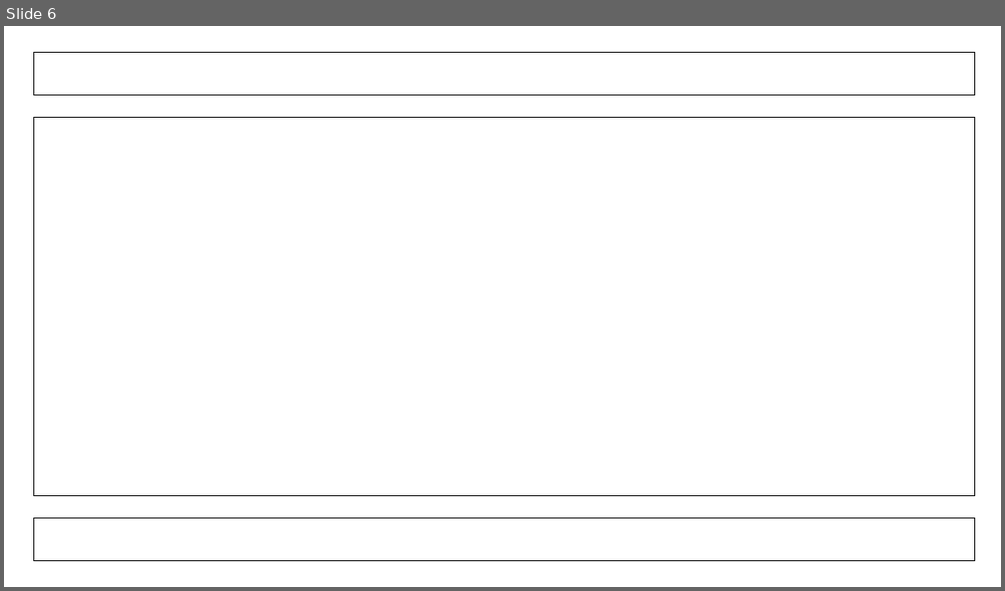
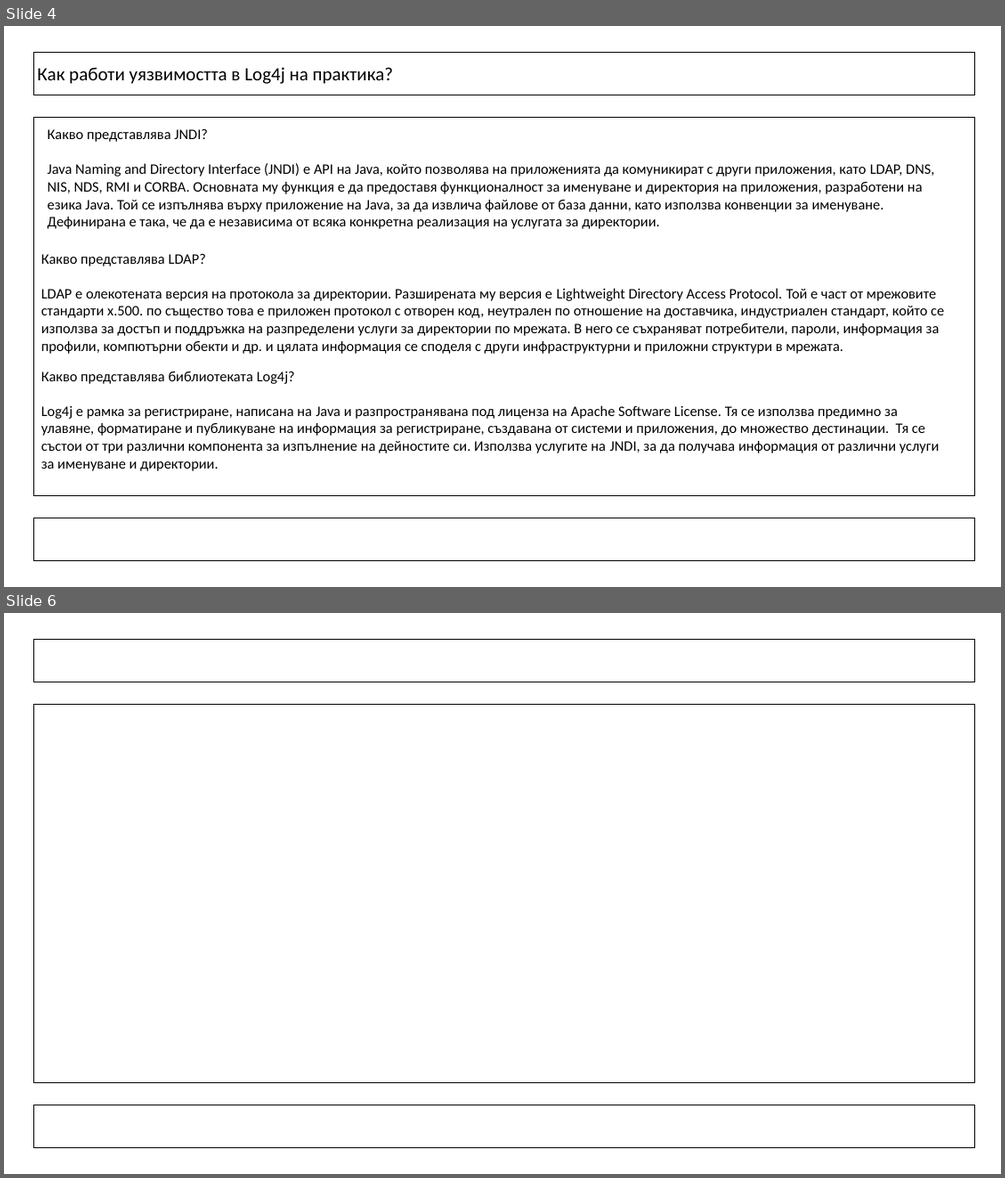
Before and after one commit to atkuzmanov/sctm130-sctm146-proekt-unrvk-2022, a slide deck: sctm146-proekt-unrvk-5.pptx. Shown one above the other, each under a label of ours: slide 6 before the commit, slides 4 and 6 after it; the slides between them are not shown. The pictures are 1005x591 and 1005x1178 pixels, drawn with LibreOffice and Linux fonts; fonts in the diff are those of the drawing. Boxes give left, top, right and bottom in pixels: in the first picture for what was removed or moved away, otherwise in the second. Text is boxed around its words. In the diff, an @@ line names an element or a change of style, - is before the commit and + after.

```diff
--- a/sctm146-proekt-unrvk-5.pptx
+++ b/sctm146-proekt-unrvk-5.pptx
@@ slide 4 added at <box>4,26,1001,587</box>, background #FFFFFF @@
@@ rectangle added at <box>34,52,975,95</box>, outline #000000 1 pt @@
@@ text added at <box>37,67,393,84</box>, 18 pt, text #000000 @@
+Как работи уязвимостта в Log4j на практика?
@@ rectangle added at <box>34,118,975,496</box>, outline #000000 1 pt @@
@@ text added at <box>48,129,934,229</box>, 14 pt, text #000000 @@
+Какво представлява JNDI?
+Java Naming and Directory Interface (JNDI) е API на Java, който позволява на приложенията да комуникират с други приложения, като LDAP, DNS, NIS, NDS, RMI и CORBA. Основната му функция е да предоставя функционалност за именуване и директория на приложения, разработени на езика Java. Той се изпълнява върху приложение на Java, за да извлича файлове от база данни, като използва конвенции за именуване. Дефинирана е така, че да е независима от всяка конкретна реализация на услугата за директории.
@@ text added at <box>41,254,944,354</box>, 14 pt, text #000000 @@
+Какво представлява LDAP?
+LDAP е олекотената версия на протокола за директории. Разширената му версия е Lightweight Directory Access Protocol. Той е част от мрежовите стандарти x.500. по същество това е приложен протокол с отворен код, неутрален по отношение на доставчика, индустриален стандарт, който се използва за достъп и поддръжка на разпределени услуги за директории по мрежата. В него се съхраняват потребители, пароли, информация за профили, компютърни обекти и др. и цялата информация се споделя с други инфраструктурни и приложни структури в мрежата.
@@ text added at <box>41,371,938,471</box>, 14 pt, text #000000 @@
+Какво представлява библиотеката Log4j?
+Log4j е рамка за регистриране, написана на Java и разпространявана под лиценза на Apache Software License. Тя се използва предимно за улавяне, форматиране и публикуване на информация за регистриране, създавана от системи и приложения, до множество дестинации. Тя се състои от три различни компонента за изпълнение на дейностите си. Използва услугите на JNDI, за да получава информация от различни услуги за именуване и директории.
@@ rectangle added at <box>34,517,975,561</box>, outline #000000 1 pt @@
```
Also in this commit, not shown: 1 slide changed, 1 other slide added, 2 slides removed, 1 other file.
